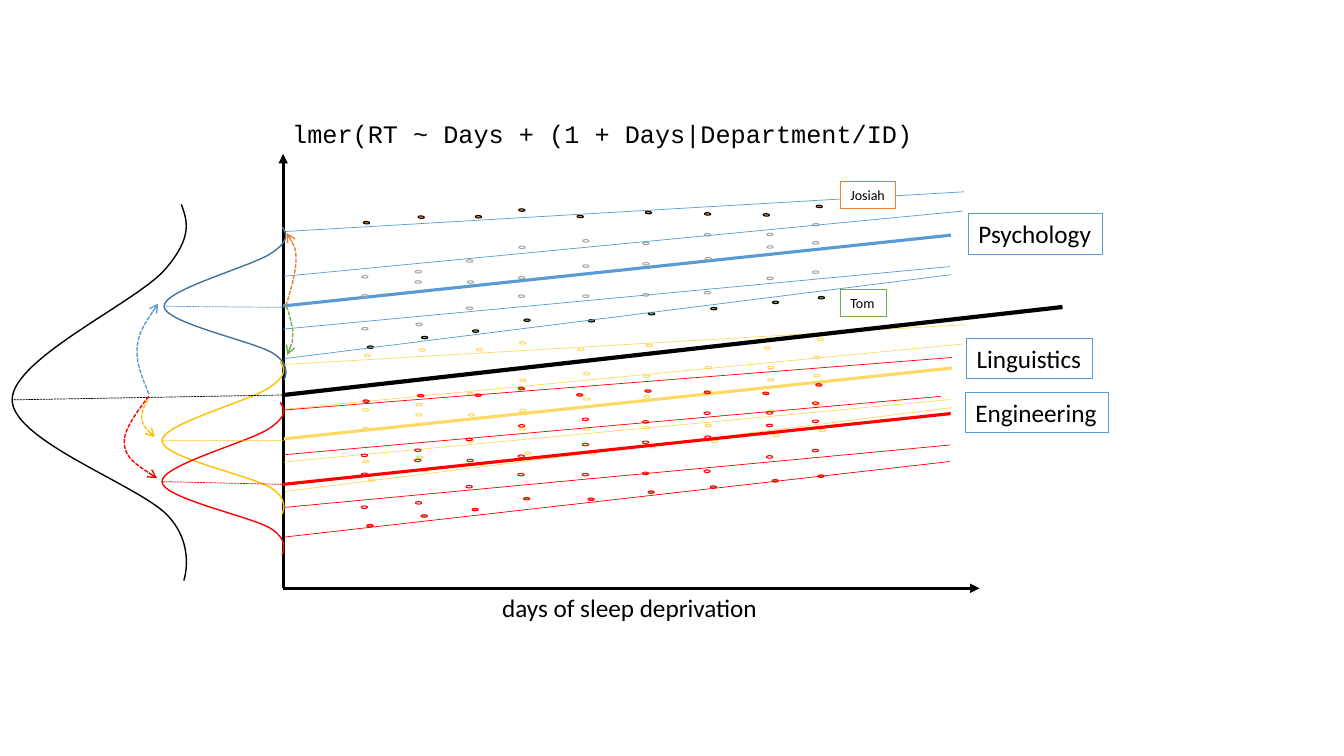
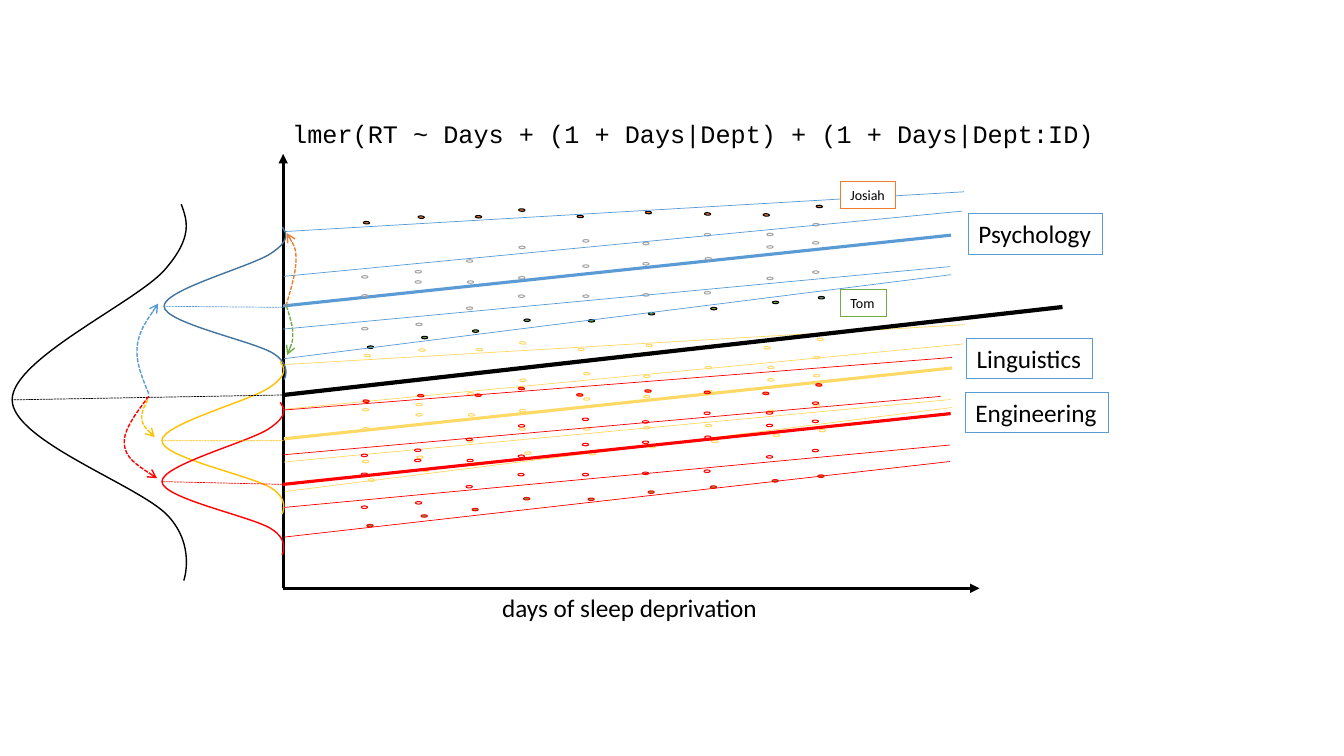
Before and after one commit to uoepsy/dapr3, a slide deck: slide 11 of dapr3_lectures/dapr3_lmer_lec/img_sandbox/rt_example.pptx. Drawn at 1344x756 pixels with LibreOffice and Linux fonts; fonts in the diff are those of the drawing. Boxes give left, top, right and bottom in pixels: in the first picture for what was removed or moved away, otherwise in the second. Text is boxed around its words. In the diff, an @@ line names an element or a change of style, - is before the commit and + after.

Commit message:
slides

```diff
--- a/dapr3_lectures/dapr3_lmer_lec/img_sandbox/rt_example.pptx
+++ b/dapr3_lectures/dapr3_lmer_lec/img_sandbox/rt_example.pptx
@@ text at box(292, 124, 1094, 149): text changed @@
-lmer(RT ~ Days + (1 + Days|Department/ID)
+lmer(RT ~ Days + (1 + Days|Dept) + (1 + Days|Dept:ID)
```
Also in this commit, not shown: 3 other slides changed, 13 other files.
